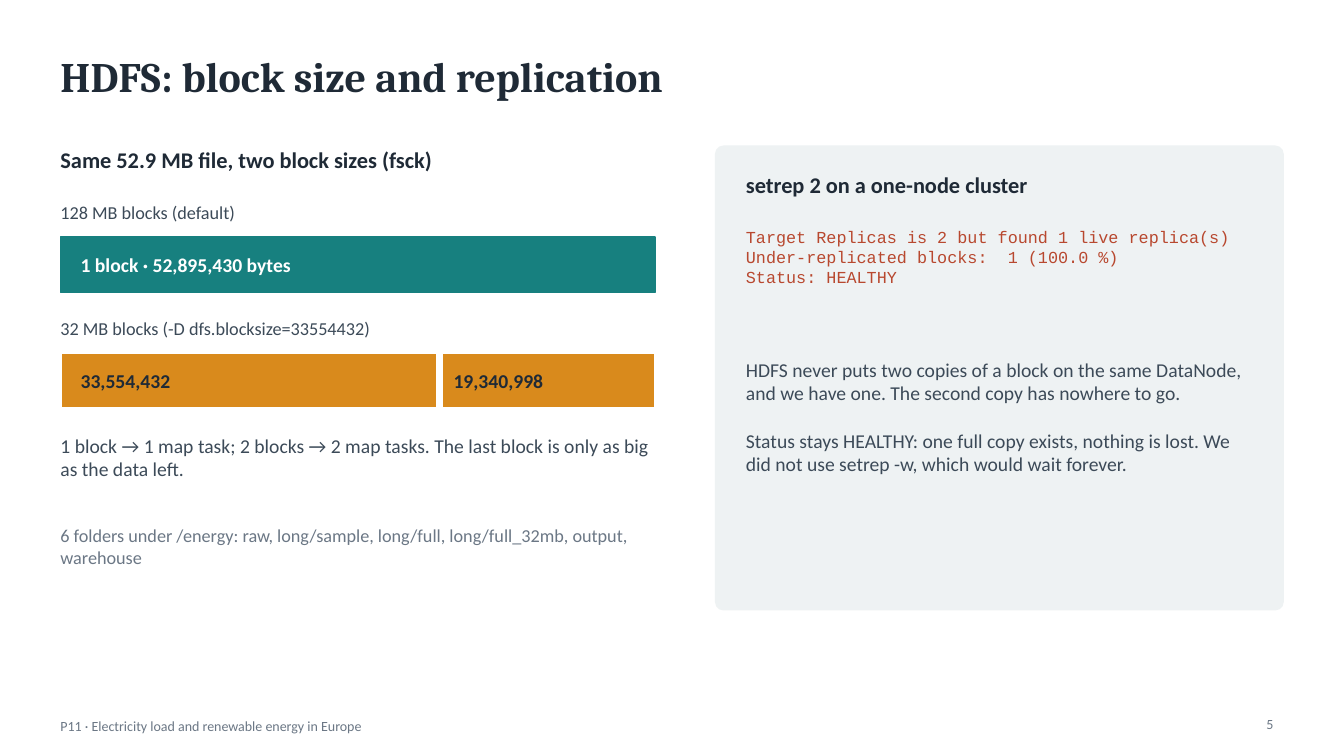
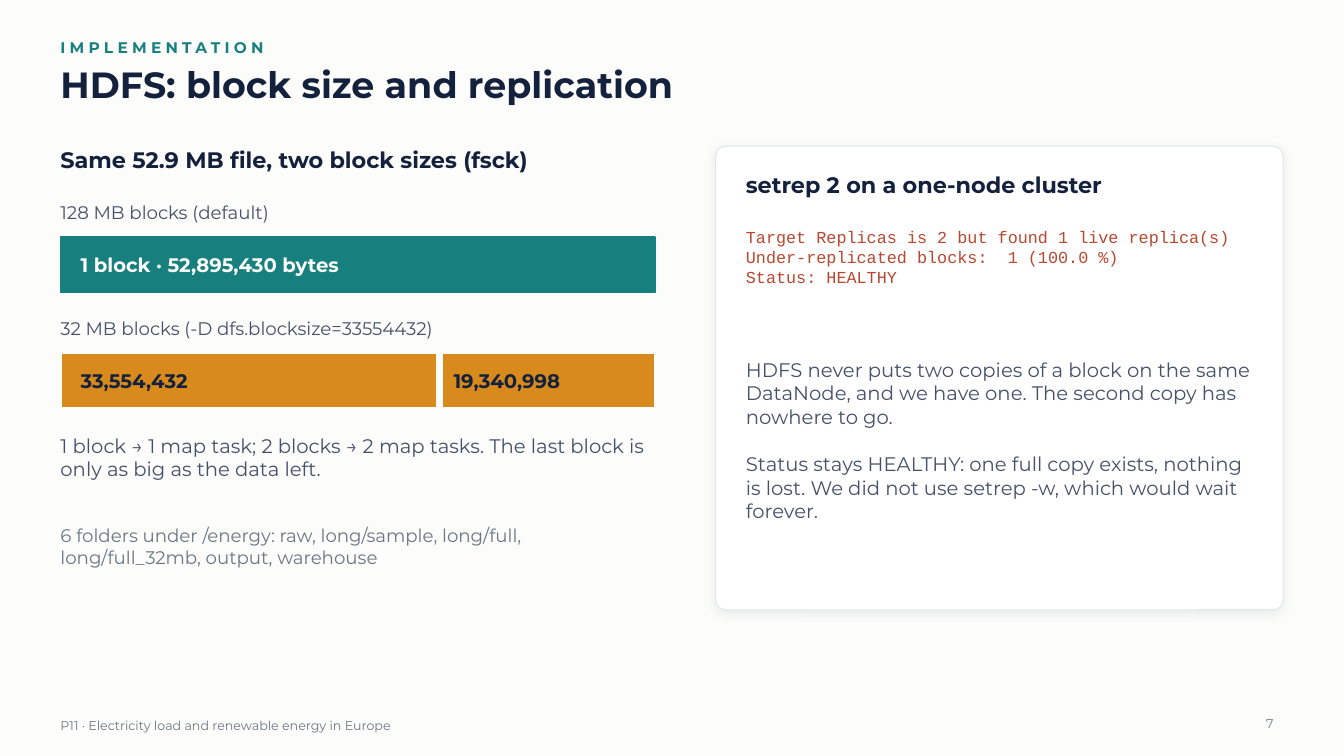
Before and after one commit to krishmungase/P11-Energy, a slide deck: slide 7 of slides/P11_Energy_Presentation.pptx (slide 5 before the commit). Drawn at 1344x756 pixels with LibreOffice and Linux fonts; fonts in the diff are those of the drawing. Boxes give left, top, right and bottom in pixels: in the first picture for what was removed or moved away, otherwise in the second. Text is boxed around its words. In the diff, an @@ line names an element or a change of style, - is before the commit and + after.

Commit message:
Slides: new design with Montserrat, section dividers and a PDF copy
- dark cover and four numbered section dividers, section label above
  each title, white cards on the same surface colour as the charts
- Montserrat for all text; the PDF has the font embedded, for PCs where
  Montserrat is not installed
- fixed text that overflowed its card with the wider font

```diff
--- a/slides/P11_Energy_Presentation.pptx
+++ b/slides/P11_Energy_Presentation.pptx
@@ background #FFFFFF to #FCFCFB @@
@@ text added at [60,42,263,53], 11 pt, text #17807F, bold @@
+IMPLEMENTATION
@@ title "HDFS: block size and replication" at [60,69,673,105]: size 30 to 26 pt, font Cambria to Montserrat, text colour #1F2A36 to #14213D; vertical alignment middle to top @@
@@ rounded rectangle at [716,146,1284,610]: fill #EEF2F3 to #FFFFFF; outline #EEF2F3 1 pt to #E3E7EC 0.75 pt; shadow on; proportions changed @@
@@ font Calibri to Montserrat, text colour #1F2A36 to #14213D in 4 elements at [60,150,527,173], [81,374,188,391], [454,374,561,391], [746,176,1102,198] @@
@@ text "1 block · 52,895,430 bytes" at [81,257,338,276]: font Calibri to Montserrat, text colour #FFFFFF to #FCFCFB @@
@@ rectangle at [60,353,438,408]: outline #FFFFFF 2 pt to #FCFCFB 2 pt @@
@@ rectangle at [442,353,655,408]: outline #FFFFFF 2 pt to #FCFCFB 2 pt @@
@@ font Calibri to Montserrat, text colour #3C4A58 to #45506A in 4 elements at [60,205,268,223], [60,321,433,339], [60,438,644,480], [746,362,1250,518] @@
@@ text "6 folders under /energy: raw, ..." at [60,526,521,568]: font Calibri to Montserrat @@
@@ text "P11 · Electricity load and ..." at [60,720,391,733]: size 10 to 9 pt, font Calibri to Montserrat @@
@@ page number at [1266,719,1273,728]: text changed; size 10 to 9 pt; font Calibri to Montserrat @@
-5
+7
```
Also in this commit, not shown: 16 other slides changed, 4 slides added, 3 other files.
